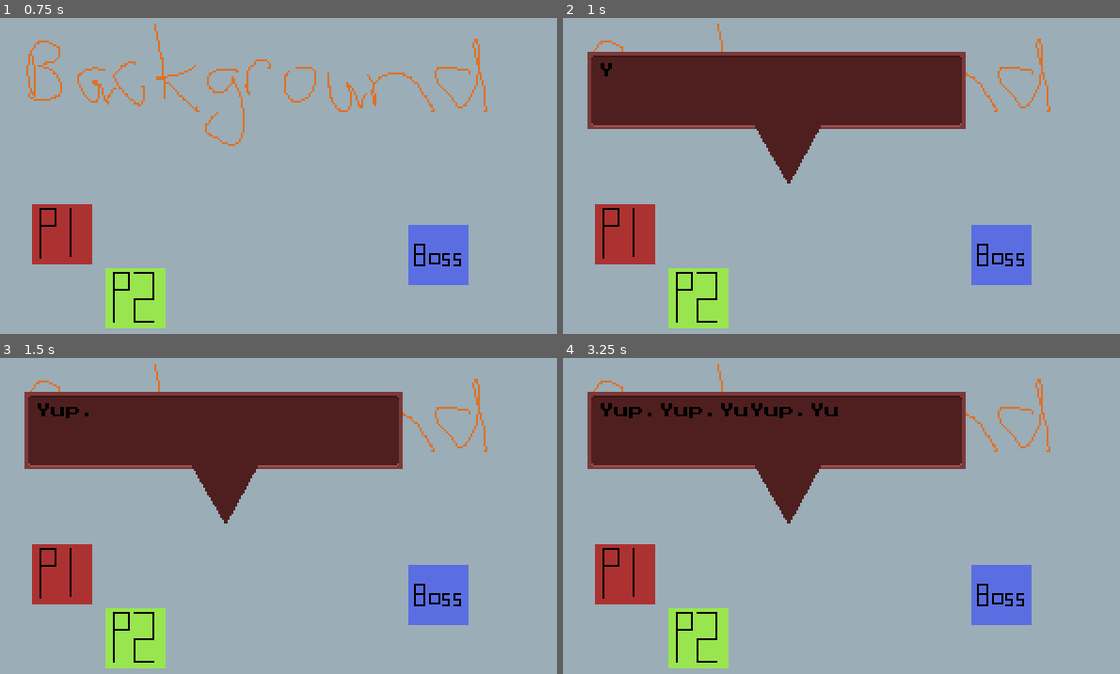
Above: before the commit, frames 1-4 (two rows, left to right).
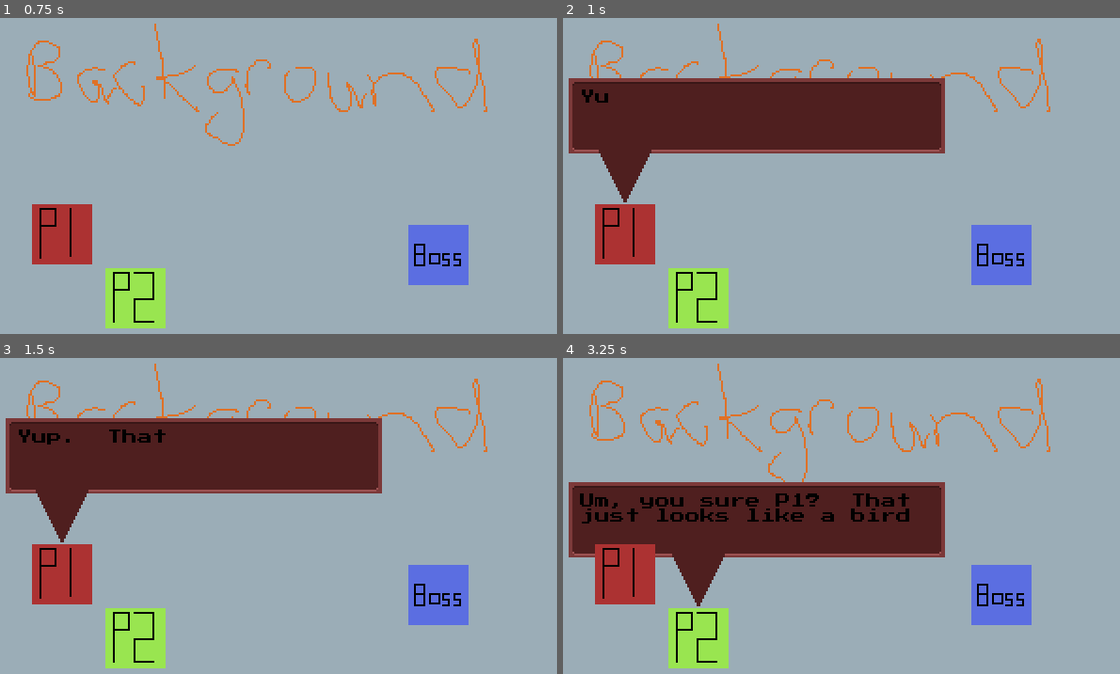
Above: after the commit, the same moments.

Repository: thePeine/bird-boss-rpg
Game: Godot game, scene res://TopLevelScenes/BirdBossFight.tscn
The game is run twice, just before and just after one commit, with the same random seed, the same clock (stepped at 60 frames per second) and the same inputs.
Inputs:
- Up to frame 1 (0.75 s): tap Enter at 0.5 s; tap Space (DialogNext) at 0.6 s
- Up to frame 2 (1 s): tap S (StartDialog) at 0.8 s
- Up to frame 3 (1.5 s): tap S (StartDialog) at 1.35 s
- Up to frame 4 (3.25 s): tap Space (DialogNext) at 1.55, 2.1, 3.05 s; tap S (StartDialog) at 2, 2.3, 2.85 s

Frame 1 is identical in both runs. In frame 2, 14% of the frame differs, in the area x 1-73%, y 10-59%; in frame 3, 14%; in frame 4, 33%, in the area x 1-73%, y 10-79%.

Commit message:
Initial Dialog

Diff:
--- /dev/null
+++ b/DataFiles/PreBossFightDialog.json
@@ -0,0 +1,28 @@
+{
+  "messages": [
+    {
+      "owner_name": "P1",
+      "message_text": "Yup.  That's the guy, P2.  We can't let him get away!"
+    },
+    {
+      "owner_name": "P2",
+      "message_text": "Um, you sure P1?  That just looks like a bird"
+    },
+    {
+      "owner_name": "P1",
+      "message_text": "Yeah, that's the guy that keeps taking my keys, and hides them in all the strangest places"
+    },
+    {
+      "owner_name": "P2",
+      "message_text": "What, like your pockets?"
+    },
+    {
+      "owner_name": "P1",
+      "message_text": "How'd you know?"
+    },
+    {
+      "owner_name": "BirdBoss",
+      "message_text": "Squak!"
+    }
+  ]
+}
--- a/SubScenes/Dialog/Dialog.tscn
+++ b/SubScenes/Dialog/Dialog.tscn
@@ -8,8 +8,8 @@
 script = ExtResource("1_po8em")
 
 [node name="NinePatchRect" type="NinePatchRect" parent="." unique_id=641609770]
-offset_right = 201.0
-offset_bottom = 41.0
+offset_right = 200.0
+offset_bottom = 40.0
 texture = ExtResource("2_kse43")
 patch_margin_left = 4
 patch_margin_top = 4
@@ -18,13 +18,10 @@
 axis_stretch_horizontal = 1
 axis_stretch_vertical = 1
 
-[node name="SpeechIndicator2" type="Node2D" parent="NinePatchRect" unique_id=1765053272]
-
-[node name="Foreground" type="Polygon2D" parent="NinePatchRect/SpeechIndicator2" unique_id=938326349]
-position = Vector2(21.000002, -33)
-scale = Vector2(0.56060606, 0.75716573)
+[node name="SpeechIndicator" type="Polygon2D" parent="NinePatchRect" unique_id=938326349]
+position = Vector2(85, 37)
 color = Color(0.30980393, 0.12156863, 0.12156863, 1)
-polygon = PackedVector2Array(120, 94, 186, 94, 154, 137)
+polygon = PackedVector2Array(0, 0, 30, 0, 15, 30)
 
 [node name="SpeechText" type="RichTextLabel" parent="NinePatchRect" unique_id=88631729]
 unique_name_in_owner = true
@@ -40,3 +37,6 @@
 theme_override_font_sizes/bold_italics_font_size = 12
 theme_override_font_sizes/italics_font_size = 12
 theme_override_font_sizes/mono_font_size = 12
+
+[node name="SpeechBubbleBottom" type="Marker2D" parent="." unique_id=1587459203]
+position = Vector2(100, 67)
--- a/SubScenes/Dialog/DialogData.gd
+++ b/SubScenes/Dialog/DialogData.gd
@@ -1,5 +1,6 @@
 class_name DialogData
 extends Resource
+
 var messages: Array[DialogMessage]
 
 
--- a/SubScenes/Dialog/dialog.gd
+++ b/SubScenes/Dialog/dialog.gd
@@ -4,47 +4,106 @@
 enum DialogState { Inactive, RevealingText, PausedOnUser }
 @onready var speech_text_label: RichTextLabel = %SpeechText
 @export var chars_displayed_per_second: int
+@onready var speech_bubble_bottom: Marker2D = $SpeechBubbleBottom
+@onready var speech_indicator: Polygon2D = $NinePatchRect/SpeechIndicator
+
+signal dialog_completed()
 
 var _dialog_data: DialogData
+var _scene_search_root: Node2D
+
 var _state: DialogState
 var _current_message_index: int
-var _current_message_char_index: int
 var _seconds_until_next_char: float
 var _text_font: Font
 var _font_size: int
 
-var _lines_for_current_message: Array[String]
-var _cur_line_index: int
-var _cur_line_char_index: int
+var _message_display_data: MessageDisplayData
+
+var str_size_test: Vector2
+
+var get_second_per_char: float:
+    get:
+        return 1.0 / chars_displayed_per_second as float
 
 class MessageDisplayData:
     var number_of_lines_per_segment: int
-    var message_segments: Array[MessageSegment]
-    var cur_segment: int
+    var message_segments: Array[String]
+    var cur_segment_index: int
+    var cur_char_in_segment: int
 
-class MessageSegment:
-    var message: String
-    var cur_character_index: int
+
+    func AddSegment(to_add: String) -> void:
+        message_segments.push_back(to_add)
+    func IsOnLastSegment() -> bool:
+        return cur_segment_index == message_segments.size() - 1
+    func MoveToNextSegment() -> void:
+        if IsOnLastSegment():
+            push_error("You're already on the last segment.  Can't go any further than that bub")
+        else:
+            cur_segment_index += 1
+            cur_char_in_segment = 0
+    func HasCharLeftOnCurSegment() -> bool:
+        return cur_char_in_segment < message_segments[cur_segment_index].length()
+    func GetCurChar() -> String:
+        return message_segments[cur_segment_index][cur_char_in_segment]
+    func AdvanceToNextCharOnSegment() -> void:
+        if !HasCharLeftOnCurSegment():
+            push_error("You're already on the last char.  Can't go any further than that bub")
+        else:
+            cur_char_in_segment+=1
 
 # Called when the node enters the scene tree for the first time.
 func _ready() -> void:
     _state = DialogState.Inactive
     _text_font = speech_text_label.get_theme_font("normal_font")
     _font_size = speech_text_label.get_theme_font_size("normal_font_size")
+
+    # probably not necassary, just to be safe that the height is the same for all my chars
+    str_size_test = _text_font.get_string_size("abcdefghijklmnopqrstuvwxyzABCDEFGHIJKLMNOPQRSTUVWXYZ0123456789!#%&'()*+,-./:;<=>?@[^_{|}~", HORIZONTAL_ALIGNMENT_LEFT, -1, _font_size)
     visible = false
+    _message_display_data = MessageDisplayData.new()
 
-func set_dialog_data(dialog_data: DialogData) -> void:
+func set_dialog_data(dialog_data: DialogData, scene_search_root: Node2D) -> void:
     _dialog_data = dialog_data
+    _scene_search_root = scene_search_root
     pass
 
 func fill_words_from_message(cur_message: DialogData.DialogMessage) -> void:
 
+    var speaker_root := _scene_search_root.find_child(cur_message.owner_name) as Node2D
+    if not speaker_root:
+        push_error("Couldn't find the entity the speech bubble is for.  It will just show up randomly")
+    else:
+        var speaker_marker2D := speaker_root.find_child("SpeechBubbleMarker2D") as Marker2D
+        if not speaker_marker2D:
+            push_error("Couldn't find the a SpeechBubbleMarker2D to place the speech bubble.  It will just show up randomly")
+        else:
+            if speaker_marker2D.global_position.x < 180:
+                global_position.x = 10
+            else:
+                global_position.x = 100
+
+            # THIS won't work if the speaker is at the very top of the screen (The bubblue will show up out of view).
+            # It also won't work if the User's X coordinat is too high / too low.
+            # Will revisit that later
+            position.y = speaker_marker2D.global_position.y - speech_bubble_bottom.position.y
+            speech_indicator.position.x = speaker_marker2D.global_position.x - global_position.x - 15
+
+
+    speech_text_label.text = ""
+    var speech_label_size := speech_text_label.size
+    _message_display_data.message_segments.clear()
+    _message_display_data.cur_segment_index = 0
+    _message_display_data.cur_char_in_segment = 0
+    _message_display_data.number_of_lines_per_segment = speech_label_size.y / str_size_test.y
+
     var message_text_with_space := cur_message.message_text + ' '
-    _lines_for_current_message.clear()
-    _cur_line_index = 0
-    _cur_line_char_index = 0
+
     var cur_line_text := ""
+    var cur_segment_string := ""
     var cur_word := ""
+    var lines_used_in_segment := 0
 
     for character in message_text_with_space:
         if character == ' ' and cur_word.length() > 0:
@@ -55,8 +114,15 @@
                 text_with_new_word = cur_line_text + ' ' + cur_word
 
             var pixel_len := _text_font.get_string_size(text_with_new_word, HORIZONTAL_ALIGNMENT_LEFT, -1, _font_size)
-            if pixel_len.x > speech_text_label.size.x:
-                _lines_for_current_message.push_back(cur_line_text)
+            if pixel_len.x > speech_label_size.x:
+                if lines_used_in_segment < _message_display_data.number_of_lines_per_segment - 1:
+                    cur_segment_string += cur_line_text.trim_prefix(" ") + "\n"
+                    lines_used_in_segment += 1
+                else:
+                    _message_display_data.AddSegment(cur_segment_string + cur_line_text)
+                    lines_used_in_segment = 0
+                    cur_segment_string = ""
+
                 cur_line_text = cur_word
             else:
                 cur_line_text = text_with_new_word
@@ -65,52 +131,51 @@
         else:
             cur_word+= character
 
-    if cur_line_text.length() > 0:
-        _lines_for_current_message.push_back(cur_line_text)
+    if cur_segment_string.length() > 0 or cur_line_text.length() > 0:
+         _message_display_data.AddSegment(cur_segment_string + cur_line_text)
 
 func start_dialog_from_beginning() -> void:
     # Wait for layout, so I get the actual size of the UI elements.  1 frame delay isn't really a problem
-    visible = true
     await get_tree().process_frame
     _state = DialogState.RevealingText
     _current_message_index = 0
-    _current_message_char_index = 0
-    _seconds_until_next_char = 1.0 / chars_displayed_per_second as float
+    _seconds_until_next_char = get_second_per_char
     fill_words_from_message(_dialog_data.messages[_current_message_index])
     pass
 
 # Called every frame. 'delta' is the elapsed time since the previous frame.
 func _process(delta: float) -> void:
-
     match _state:
         DialogState.Inactive:
             return
 
         DialogState.PausedOnUser:
             if Input.is_action_just_pressed('DialogNext'):
-                if _cur_line_index == _lines_for_current_message.size() - 1:
-                    _state = DialogState.Inactive
-                    print("DONE")
+                if _message_display_data.IsOnLastSegment():
+                    if _current_message_index < _dialog_data.messages.size() - 1 :
+                        _current_message_index += 1
+                        fill_words_from_message(_dialog_data.messages[_current_message_index])
+                        _state = DialogState.RevealingText
+                    else:
+                        _state = DialogState.Inactive
+                        emit_signal("dialog_completed")
                 else:
-                    _cur_line_index += 1
-                    _cur_line_char_index = 0
+                    _message_display_data.MoveToNextSegment()
+                    _state = DialogState.RevealingText
+                    _seconds_until_next_char = get_second_per_char
                     speech_text_label.text = ""
-                    _state = DialogState.RevealingText
             return
 
         DialogState.RevealingText:
-            _seconds_until_next_char -= delta
-            if _seconds_until_next_char <= 0:
-                speech_text_label.text += _lines_for_current_message[_cur_line_index][_cur_line_char_index]
-
-                if _lines_for_current_message[_cur_line_index].length() - 1 == _cur_line_char_index:
-                    if _cur_line_index % 2 == 1 or _cur_line_index == _lines_for_current_message.size() - 1:
+             if Input.is_action_just_pressed('DialogNext'):
+                speech_text_label.text =  _message_display_data.message_segments[_message_display_data.cur_segment_index]
+                _state = DialogState.PausedOnUser
+             else:
+                _seconds_until_next_char -= delta
+                if _seconds_until_next_char <= 0:
+                    if _message_display_data.HasCharLeftOnCurSegment():
+                        speech_text_label.text += _message_display_data.GetCurChar()
+                        _message_display_data.AdvanceToNextCharOnSegment()
+                    else:
                         _state = DialogState.PausedOnUser
-                    else:
-                        _cur_line_index += 1
-                        _cur_line_char_index = 0
-                        speech_text_label.text += "\n"
-                else:
-                    _cur_line_char_index += 1
-
-                _seconds_until_next_char = 1.0 / chars_displayed_per_second as float
+                    _seconds_until_next_char = get_second_per_char
--- a/TopLevelScenes/BirdBossFight.tscn
+++ b/TopLevelScenes/BirdBossFight.tscn
@@ -13,7 +13,7 @@
 [node name="Dialog" parent="." unique_id=571952403 instance=ExtResource("1_ebf7g")]
 z_index = 2
 position = Vector2(20, 20)
-chars_displayed_per_second = 8
+chars_displayed_per_second = 20
 
 [node name="BackgroundSprite" type="Sprite2D" parent="." unique_id=1854658573]
 position = Vector2(160, 90)
--- a/TopLevelScenes/bird_boss_fight.gd
+++ b/TopLevelScenes/bird_boss_fight.gd
@@ -1,7 +1,7 @@
 class_name BirdBossFight
 extends Node2D
 
-enum BossFightState { Idle, IntroDialog }
+enum BossFightState { Idle, IntroDialog, Battle }
 @onready var dialog_node: DialogNode2D = $Dialog
 
 var _state: BossFightState
@@ -12,17 +12,42 @@
 func _ready() -> void:
     _state = BossFightState.Idle
     _intro_dialog_data = DialogData.new()
+    dialog_node.visible = false
 
-    var first_dialog_message := DialogData.DialogMessage.new()
-    first_dialog_message.owner_name = "P1"
-    first_dialog_message.message_text = "Yup.  That's the one, Sugar.  We can't let him get away!"
-    _intro_dialog_data.messages.push_back(first_dialog_message)
+    var path := "res://DataFiles/PreBossFightDialog.json"
+    if not FileAccess.file_exists(path):
+       push_error("Coudln't load lineup from disk")
+       return
 
-    dialog_node.set_dialog_data(_intro_dialog_data)
+    var parsed_data: Dictionary = JSON.parse_string(FileAccess.get_file_as_string(path))
+    if parsed_data is Dictionary:
+        var raw_messages: Variant = parsed_data.get("messages")
+        if raw_messages is Array:
+            var parsed_messages: Array = raw_messages
+            for message: Dictionary in parsed_messages:
+                var dialog_message := DialogData.DialogMessage.new()
+                dialog_message.owner_name = message["owner_name"]
+                dialog_message.message_text = message["message_text"]
+                _intro_dialog_data.messages.push_back(dialog_message)
+
+    dialog_node.set_dialog_data(_intro_dialog_data, self)
+    dialog_node.connect("dialog_completed", _on_dialog_completed)
+
+func _on_dialog_completed() -> void:
+    dialog_node.visible = false
+    _state = BossFightState.Battle
 
 # Called every frame. 'delta' is the elapsed time since the previous frame.
 func _process(delta: float) -> void:
-    var should_start_dialog := Input.is_action_just_pressed('StartDialog')
-    if should_start_dialog:
-        dialog_node.start_dialog_from_beginning()
+    match _state:
+        BossFightState.Idle:
+            var should_start_dialog := Input.is_action_just_pressed('StartDialog')
+            if should_start_dialog:
+                dialog_node.visible = true
+                dialog_node.start_dialog_from_beginning()
+                _state = BossFightState.IntroDialog
+        BossFightState.IntroDialog:
+            return
+        BossFightState.Battle:
+            return
     pass
--- a/game_objects/BirdBoss/BirdBoss.tscn
+++ b/game_objects/BirdBoss/BirdBoss.tscn
@@ -4,6 +4,9 @@
 
 [node name="BirdBoss" type="Node2D" unique_id=709547321]
 
+[node name="SpeechBubbleMarker2D" type="Marker2D" parent="." unique_id=716569955]
+position = Vector2(0, -32)
+
 [node name="FootOffset" type="Node2D" parent="." unique_id=881954855]
 position = Vector2(0, -16)
 
--- a/game_objects/Player2/P2.tscn
+++ b/game_objects/Player2/P2.tscn
@@ -4,6 +4,9 @@
 
 [node name="P2" type="Node2D" unique_id=1861915092]
 
+[node name="SpeechBubbleMarker2D" type="Marker2D" parent="." unique_id=522828336]
+position = Vector2(0, -32)
+
 [node name="FootOffset" type="Node2D" parent="." unique_id=1023573786]
 
 [node name="MainSprite" type="Sprite2D" parent="FootOffset" unique_id=1698513797]
